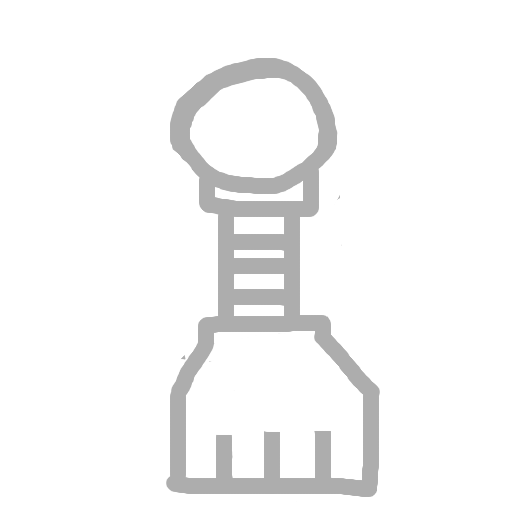
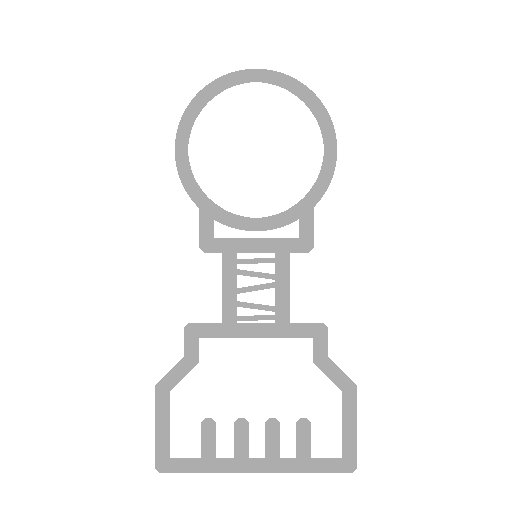
Comparing the layer stacks of the two 512×512 images. Changes:
added layer "Layer #2" above "Layer" over [155, 69, 357, 473]
hid "Layer" over [166, 58, 380, 497]
hid "Layer #1" over [172, 73, 371, 489]
